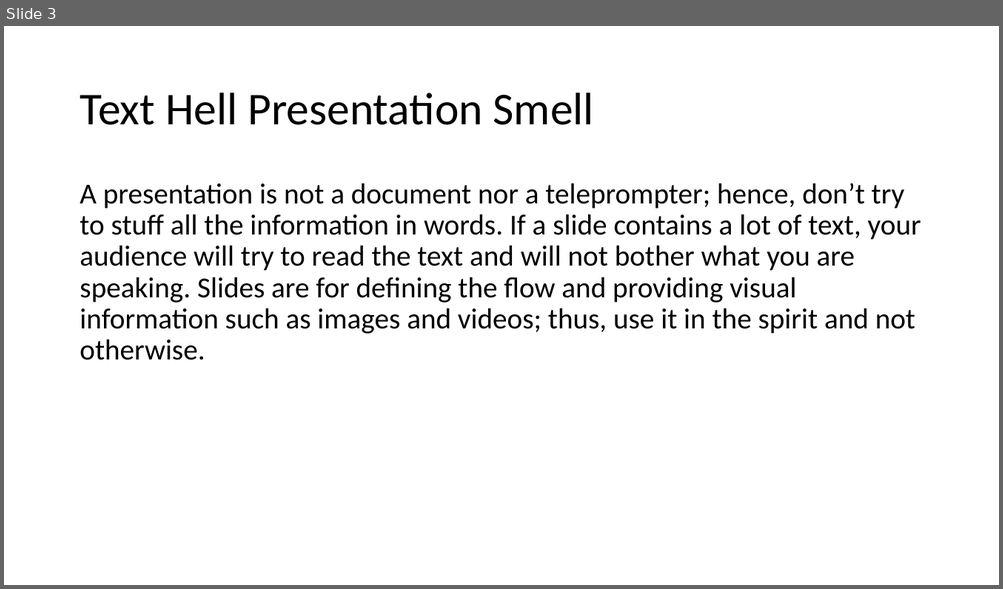
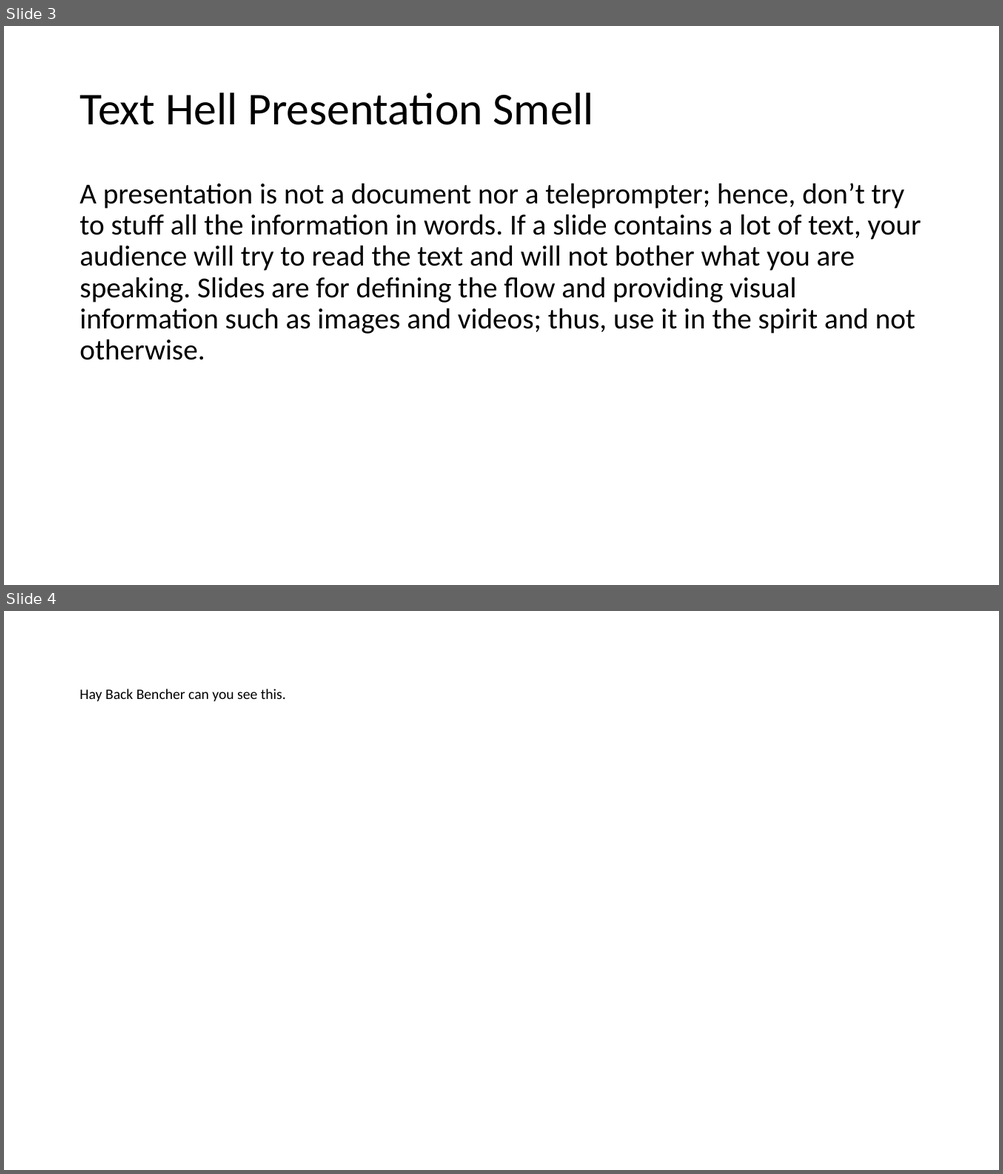
Before and after one commit to tushartushar/slideQ, a slide deck: SlideQTests/TestFile/SlideQTestCount.pptx. Shown one above the other, each under a label of ours: slide 3 before the commit, slides 3 and 4 after it. The pictures are 1003x589 and 1003x1174 pixels, drawn with LibreOffice and Linux fonts; fonts in the diff are those of the drawing. Boxes give left, top, right and bottom in pixels: in the first picture for what was removed or moved away, otherwise in the second. Text is boxed around its words. In the diff, an @@ line names an element or a change of style, - is before the commit and + after.

```diff
--- a/SlideQTests/TestFile/SlideQTestCount.pptx
+++ b/SlideQTests/TestFile/SlideQTestCount.pptx
@@ slide 4 added at (x1=4, y1=611, x2=999, y2=1170), background #FFFFFF @@
@@ title added at (x1=79, y1=689, x2=286, y2=701), 14 pt, text #000000 @@
+Hay Back Bencher can you see this.
```
Also in this commit, not shown: 1 other slide added, 1 slide removed.
